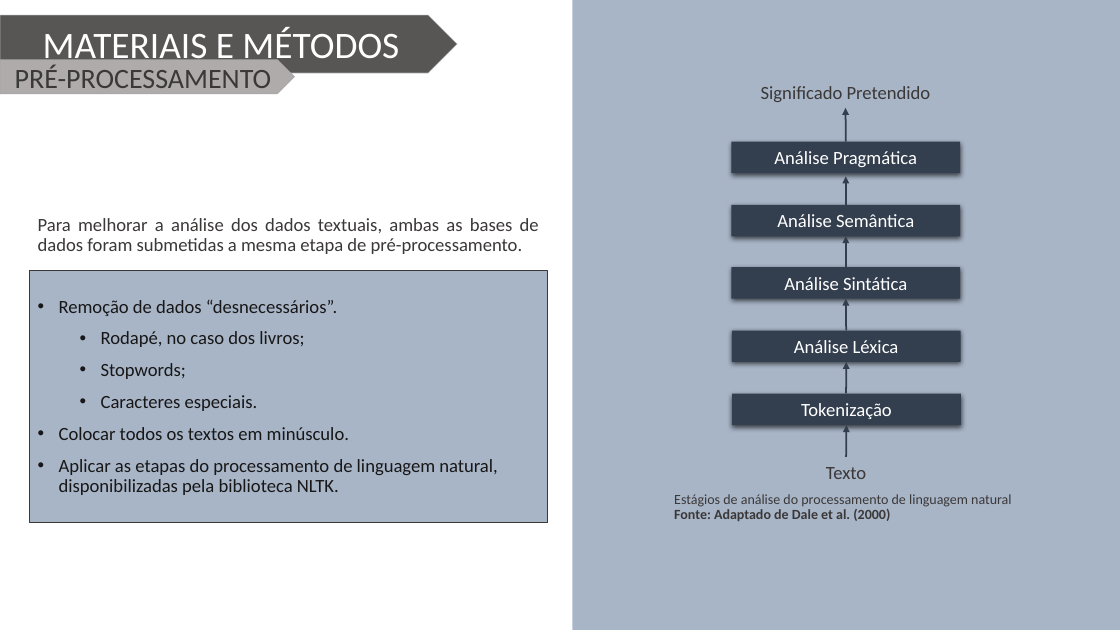
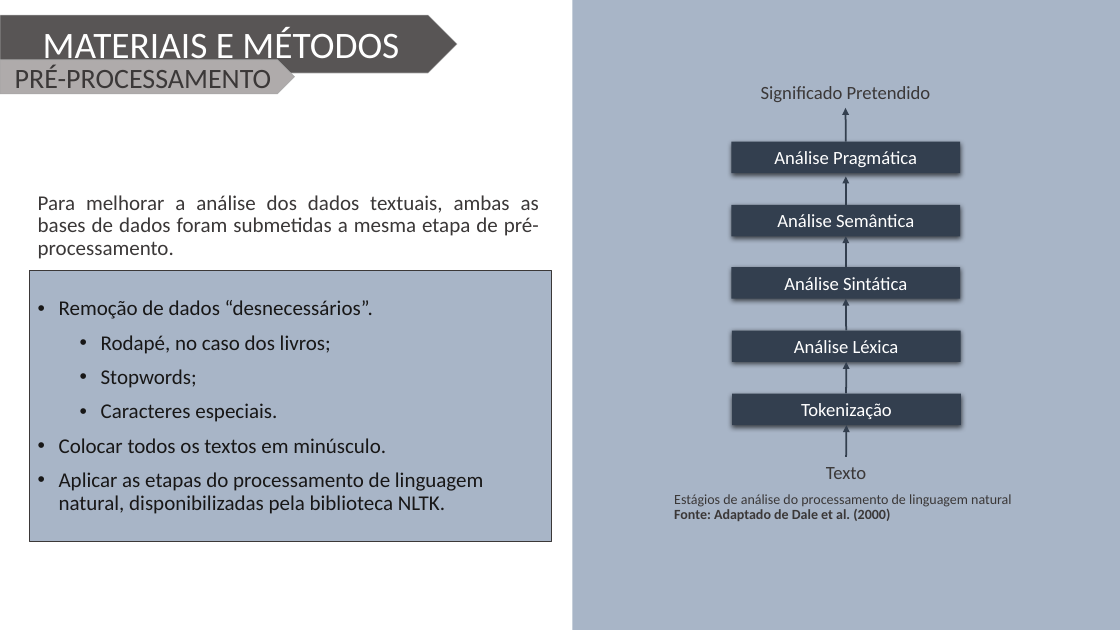
Before and after one commit to Wiryco/Natural-Language-Analysis-And-Processing, a slide deck: slide 6 of Apresentação/Apresentação TCC - Vinícius Andrade Lopes.pptx. Drawn at 1120x630 pixels with LibreOffice and Linux fonts; fonts in the diff are those of the drawing; background and template pictures are left out. Boxes give left, top, right and bottom in pixels: in the first picture for what was removed or moved away, otherwise in the second. Text is boxed around its words. In the diff, an @@ line names an element or a change of style, - is before the commit and + after.

Commit message:
Etapa de ajuste final

```diff
--- a/Apresentação/Apresentação TCC - Vinícius Andrade Lopes.pptx
+++ b/Apresentação/Apresentação TCC - Vinícius Andrade Lopes.pptx
@@ text "Para melhorar a análise dos ..." at [38,195,539,259]: size 16 to 18 pt @@
@@ text "Para melhorar a análise dos ...": place and size @@
-text "Para melhorar a análise dos ..." at [38,218,539,254]
+text "Para melhorar a análise dos ..." at [38,195,539,259]
@@ rectangle "Remoção de dados “desnecessários”.": place and size @@
-rectangle "Remoção de dados “desnecessários”." at [29,271,548,523]
+rectangle "Remoção de dados “desnecessários”." at [29,271,552,542]
@@ rectangle "Remoção de dados “desnecessários”." at [29,271,552,542]: size 16 to 18 pt @@
```
Also in this commit, not shown: 7 other slides changed, 1 slide added.
